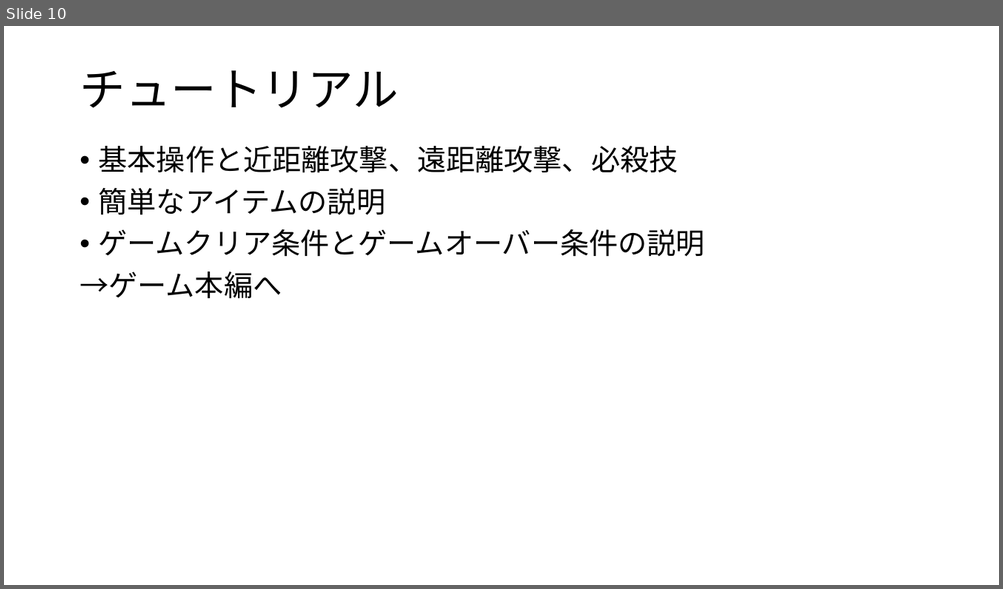
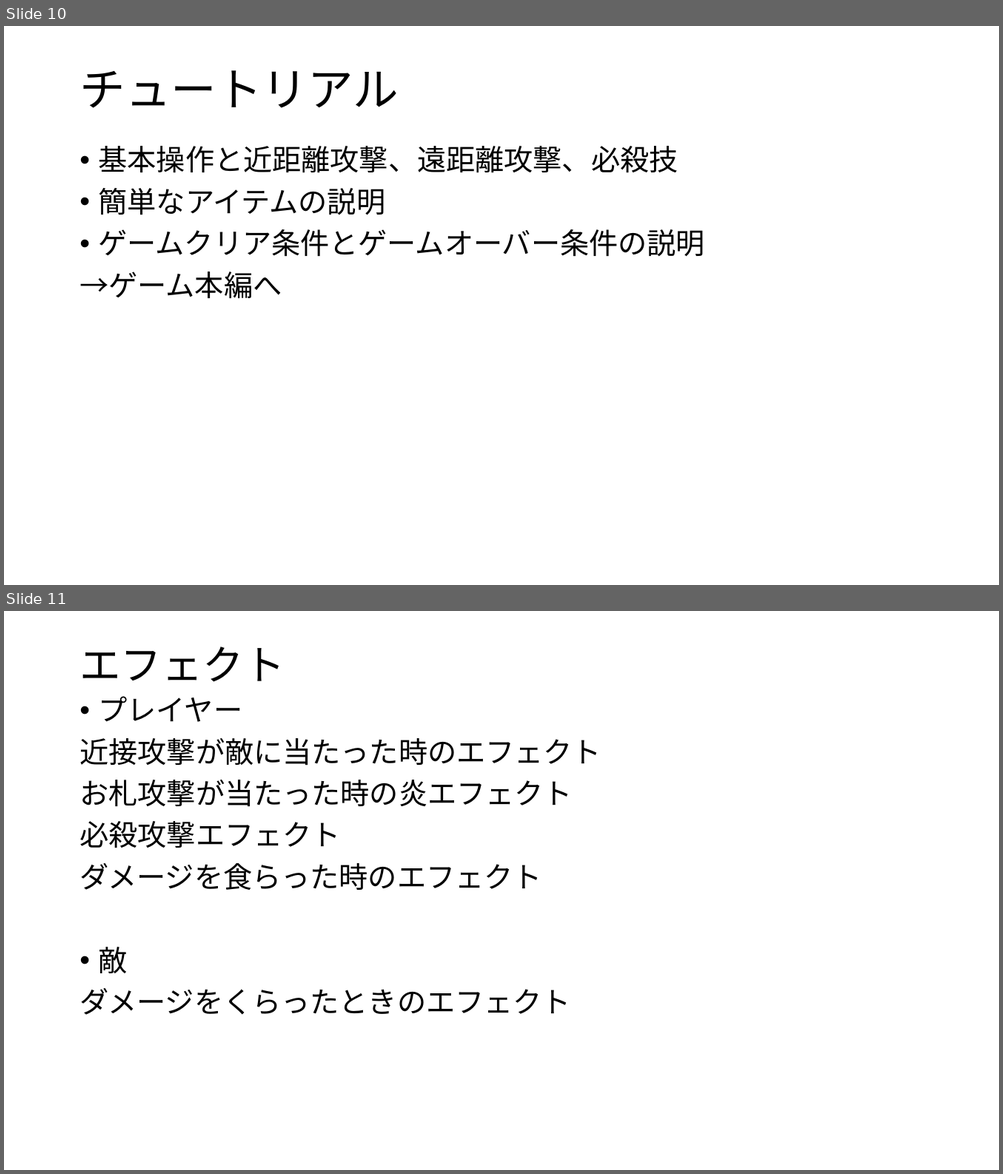
Before and after one commit to GCLUC2019/GameProject, a slide deck: 高松チーム/必要書類/仕様書/仕様書.pptx. Shown one above the other, each under a label of ours: slide 10 before the commit, slides 10 and 11 after it. The pictures are 1003x589 and 1003x1174 pixels, drawn with LibreOffice and Linux fonts; fonts in the diff are those of the drawing. Boxes give left, top, right and bottom in pixels: in the first picture for what was removed or moved away, otherwise in the second. Text is boxed around its words. In the diff, an @@ line names an element or a change of style, - is before the commit and + after.

Commit message:
エフェクトついあｋした

```diff
--- a/高松チーム/必要書類/仕様書/仕様書.pptx
+++ b/高松チーム/必要書類/仕様書/仕様書.pptx
@@ slide 11 added at [4, 611, 999, 1170], background #FFFFFF @@
@@ title added at [79, 647, 284, 682], 39.6 pt, text #000000 @@
+エフェクト
@@ text added at [79, 696, 601, 1015], 28 pt, text #000000 @@
+• プレイヤー
+近接攻撃が敵に当たった時のエフェクト
+お札攻撃が当たった時の炎エフェクト
+必殺攻撃エフェクト
+ダメージを食らった時のエフェクト
+• 敵
+ダメージをくらったときのエフェクト
```
Also in this commit, not shown: 1 other slide added.
